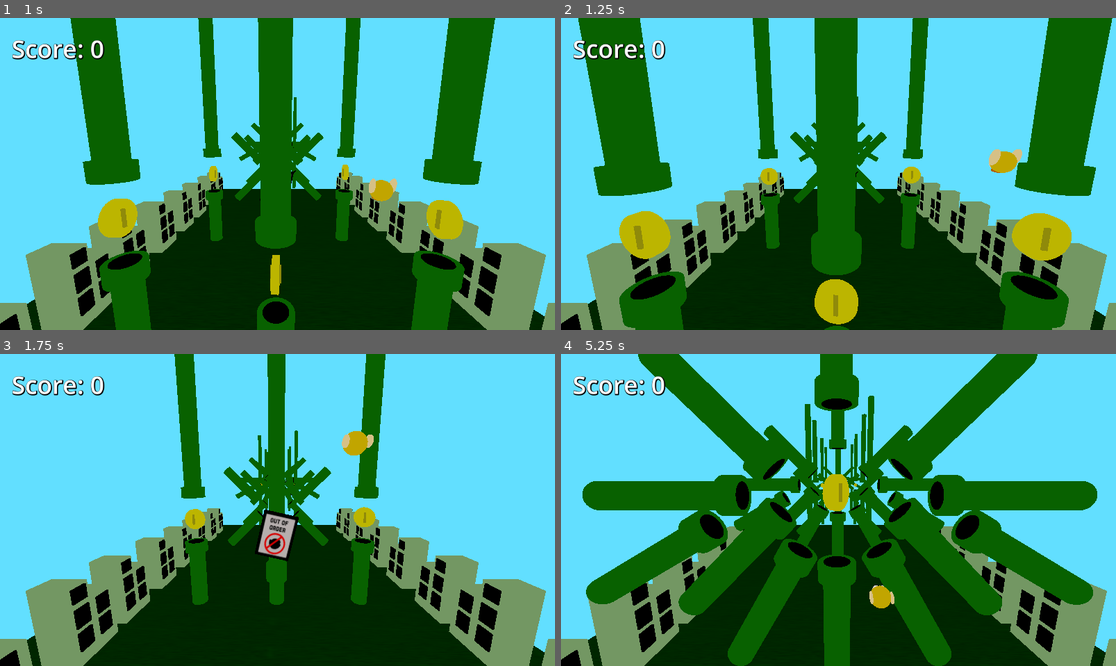
Above: before the commit, frames 1-4 (two rows, left to right).
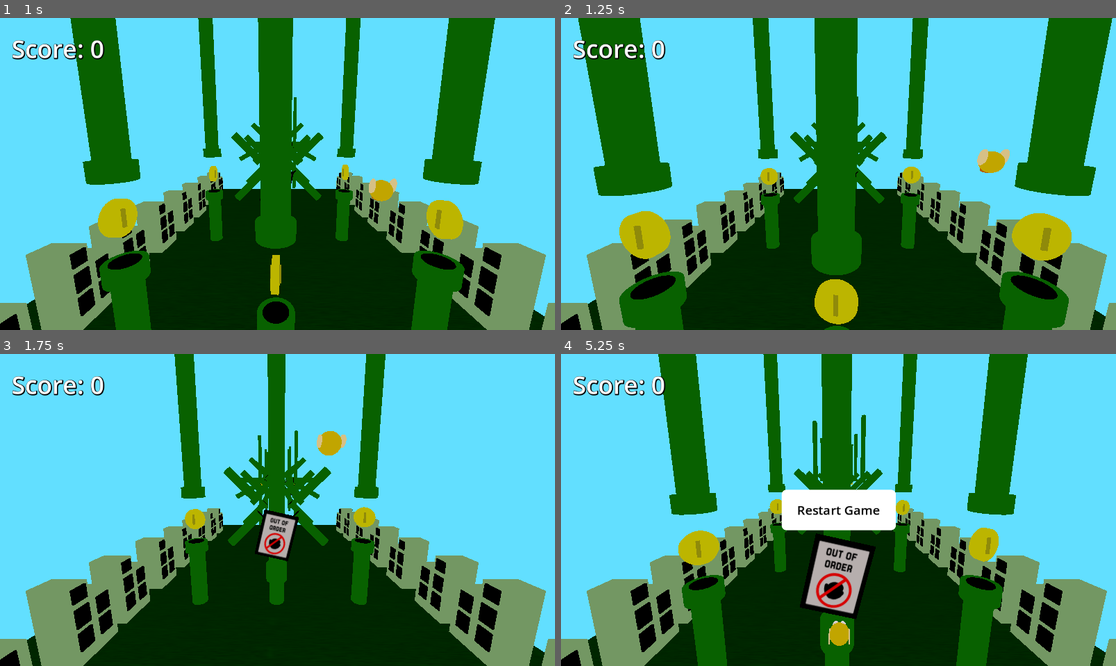
Above: after the commit, the same moments.

Repository: johnf008/Another_3d_Game
Game: Godot game, scene res://game.tscn
Two runs of this game, one before a commit and one after it. Both use one fixed random seed, a clock stepped at 60 frames per second and the inputs below.
Inputs (mouse positions are in pixels of both pictures, inside the frame that each line leads up to):
- Up to frame 1 (1 s): tap Enter at 0.5 s; hold D (right) from 0.53 s (still down); hold Space (fly) from 0.53 s (still down)
- Up to frame 2 (1.25 s): keep holding D (right); keep holding Space (fly)
- Up to frame 3 (1.75 s): release D (right) at 1.28 s; release Space (fly) at 1.28 s; hold A (left) from 1.28 s (still down); tap Space (fly) at 1.35 s
- Up to frame 4 (5.25 s): release A (left) at 2.03 s; hold D (right) 2.03-2.75 s; hold Space (fly) 2.03-2.75 s; click (838, 510) at 2.75 s, where only the run before the commit has a clickable "Restart Game"; click (838, 510) at 3.5 s, where only the run after the commit has a clickable "Restart Game"; click (838, 510) at 4.25 s, where only the run before the commit has a clickable "Restart Game"; hold D (right) from 5.03 s (still down); tap Space (fly) at 5.1 s

Frame 1 is identical in both runs. In frame 2, 0.4% of the frame differs, in the area x 74-84%, y 42-50%; in frame 3, 0.6%; in frame 4, 39%, in the area x 3-97%, y 0-100%.

Commit message:
Just had to add a max left and right (now I'm done except for readme)

Diff:
--- a/player/player.gd
+++ b/player/player.gd
@@ -41,11 +41,11 @@
 		flying_flag = false
 		rotation_degrees.x = (lerp(rotation_degrees.x, 0.0, delta * _rotation_speed))
 
-	if Input.is_action_pressed("left") && !end_game_trigger:
+	if Input.is_action_pressed("left") && !end_game_trigger && (position.z > -24):
 		position.z = lerp(position.z, position.z - 5, speed * delta)
 		#print("Hello from left")
 
-	if Input.is_action_pressed("right") && !end_game_trigger:
+	if Input.is_action_pressed("right") && !end_game_trigger && (position.z < 26):
 		position.z = lerp(position.z, position.z + 5, speed * delta)
 
 	if end_game_trigger:
@@ -53,7 +53,8 @@
 			velocity.y -= 1
 		set_collision_mask_value(1, false)
 		set_collision_mask_value(2, true)
-	#print("X pos: " + str(position.x))
+	print("X pos: " + str(position.x))
+	print("Z pos: " + str(position.z))
 
 
 	#print(str(rotation_degrees.z))
